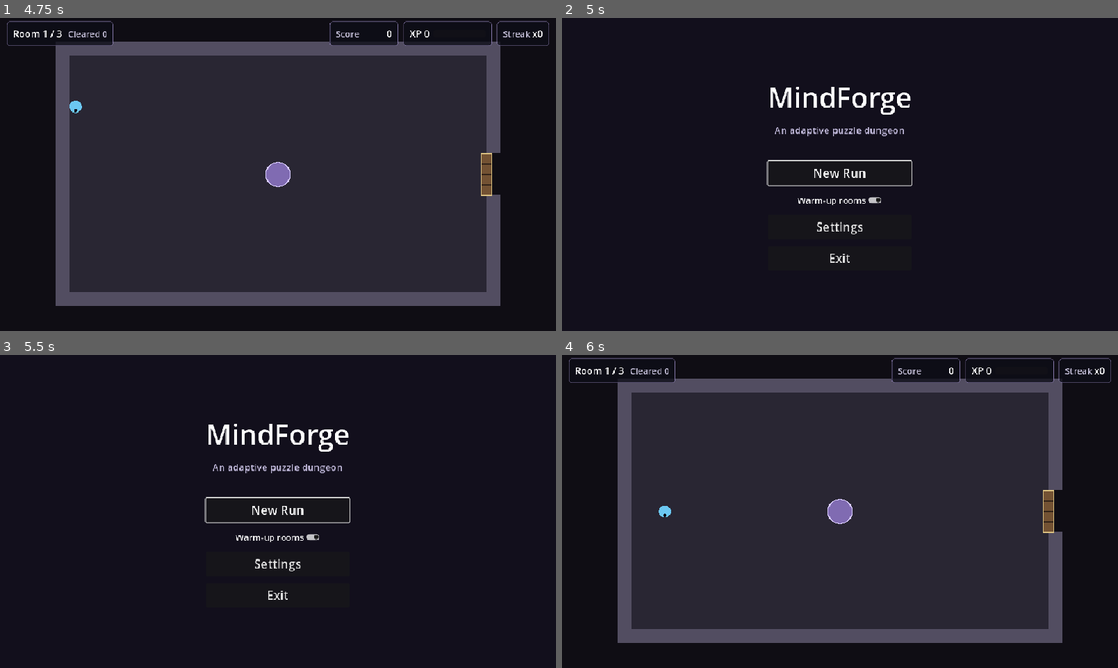
Above: before the commit, frames 1-4 (two rows, left to right).
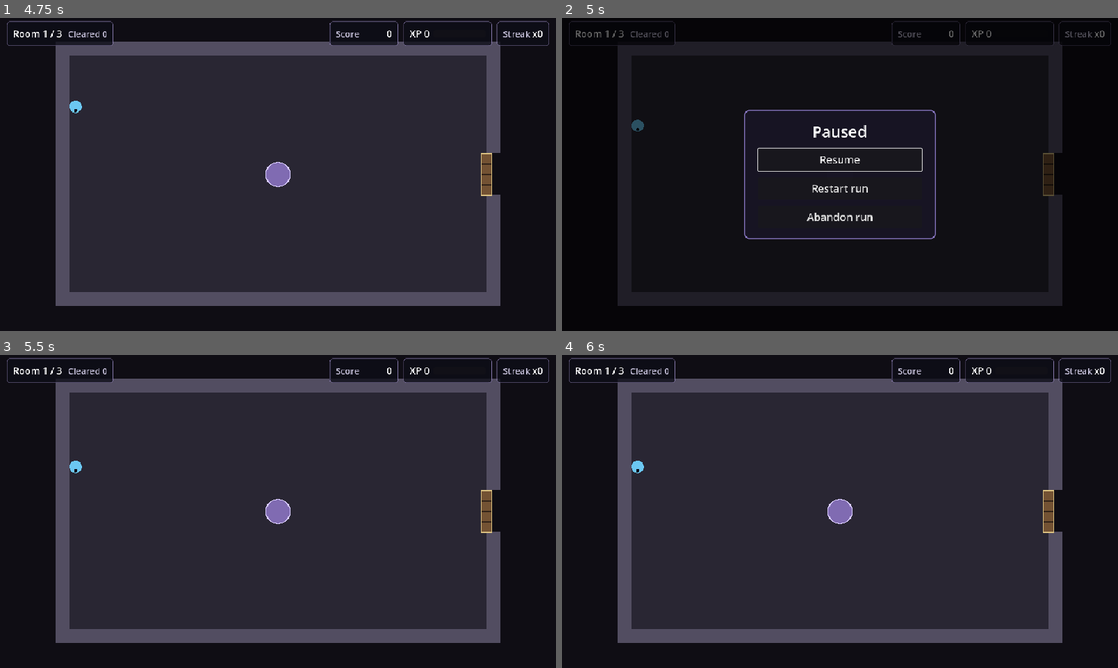
Above: after the commit, the same moments.

Repository: M-Mashreghi/MindForge
Game: Godot game, scene res://game/scenes/main/main.tscn
Same seed, same stepped clock (60 frames per second), same inputs: the game is played once before the commit and once after it.
Inputs (mouse positions are in pixels of both pictures, inside the frame that each line leads up to):
- Up to frame 1 (4.75 s): click "New Run" at 0.5 s; tap Enter at 1.25, 3.5 s; hold E (interact) 1.28-2.03 s; hold W (move_up) 1.28-2.78 s; tap E (interact) at 2.1, 3.6 s; tap Space at 2.75, 4.25 s; hold E (interact) 2.78-3.53 s; hold A (move_left) 2.78-4.28 s; hold S (move_down) from 4.28 s (still down); hold E (interact) from 4.28 s (still down)
- Up to frame 2 (5 s): keep holding S (move_down); keep holding E (interact); tap Escape (ui_cancel) at 4.9 s
- Up to frame 3 (5.5 s): release S (move_down) at 5 s; release E (interact) at 5 s; click (278, 495) at 5 s, where only the run after the commit has a clickable "Resume"
- Up to frame 4 (6 s): click (840, 511) at 5.75 s, where only the run before the commit has a clickable "New Run"

Frame 1 is identical in both runs. In frame 2, 3.4% of the frame differs, in the area x 1-99%, y 1-79%; in frame 3, 18%, in the area x 1-99%, y 0-92%; in frame 4, 0.1%.

Commit message:
task(4.7): add pause, restart and safe return-to-menu flow
- pause menu with resume, restart and abandon
- abandoning needs confirmation
- restart reuses the seed for identical run state
- scene changes are collapsed and unpause first; no pause mid-transition

Co-Authored-By: Claude Opus 5.5 (1M context) <noreply@anthropic.com>

Diff:
--- a/game/autoload/game_state.gd
+++ b/game/autoload/game_state.gd
@@ -37,6 +37,7 @@
 ## Summary of the last finished run (shown by the run summary screen).
 var last_summary: Dictionary = {}
 var _skills_at_start: Dictionary = {}
+var _scene_change_pending := false
 var _best_before_run: int = 0
 
 
@@ -170,8 +171,37 @@
 	_change_scene(MAIN_MENU_SCENE)
 
 
+## Restarts the current run from the same seed: the run state (seed, RNG,
+## rooms) is identical to the first start. Puzzle choices also depend on the
+## player profile, which keeps what was learned in the restarted attempt.
+func restart_run() -> void:
+	var seed_value := run_seed
+	var length := run_length
+	if run_active:
+		end_run(&"restarted")
+	start_run(seed_value, length)
+	_change_scene(DUNGEON_SCENE)
+
+
+func is_changing_scene() -> bool:
+	return _scene_change_pending
+
+
+## Scene changes are deferred and collapsed: while one is pending, further
+## requests are ignored, so repeated input cannot start two changes or
+## change scenes in the middle of another. The tree is unpaused first.
 func _change_scene(path: String) -> void:
-	get_tree().change_scene_to_file.call_deferred(path)
+	if _scene_change_pending:
+		return
+	_scene_change_pending = true
+	get_tree().paused = false
+	_do_change_scene.call_deferred(path)
+
+
+func _do_change_scene(path: String) -> void:
+	get_tree().change_scene_to_file(path)
+	await get_tree().process_frame
+	_scene_change_pending = false
 
 
 ## Plain-data copy of the run state (for summaries, saves and tests).
--- a/game/scenes/dungeon/dungeon.gd
+++ b/game/scenes/dungeon/dungeon.gd
@@ -2,7 +2,7 @@
 ## Dungeon scene: shows the current room, places the player and runs room
 ## transitions. The room sequence is a fixed, deterministic fixture list until
 ## the seeded dungeon generator (Phase 5) replaces it.
-## Cancel (Escape) abandons the run and returns to the main menu.
+## Cancel (Escape) leaves an open puzzle, otherwise opens the pause menu.
 
 const ROOM_SCENE := preload("res://game/scenes/rooms/dungeon_room.tscn")
 const Door := preload("res://game/scenes/rooms/door.gd")
@@ -30,6 +30,7 @@
 @onready var _fade: ColorRect = $FadeLayer/Fade
 @onready var player: CharacterBody2D = $Player
 @onready var puzzle_host: Control = $PuzzleLayer/PuzzleHost
+@onready var pause_menu: CanvasLayer = $PauseMenu
 
 var current_room: Node2D
 var current_index: int = -1
@@ -57,8 +58,8 @@
 		get_viewport().set_input_as_handled()
 		if puzzle_host.is_open:
 			puzzle_host.give_up()
-		else:
-			GameState.return_to_main_menu()
+		elif not pause_menu.is_open and not _guard.in_progress:
+			pause_menu.open()
 
 
 func is_transitioning() -> bool:
--- a/game/scenes/dungeon/dungeon.tscn
+++ b/game/scenes/dungeon/dungeon.tscn
@@ -1,10 +1,11 @@
-[gd_scene load_steps=6 format=3]
+[gd_scene load_steps=7 format=3]
 
 [ext_resource type="Script" path="res://game/scenes/dungeon/dungeon.gd" id="1_dungeon"]
 [ext_resource type="PackedScene" path="res://game/scenes/dungeon/player.tscn" id="2_player"]
 [ext_resource type="PackedScene" path="res://game/scenes/ui/hud.tscn" id="3_hud"]
 [ext_resource type="PackedScene" path="res://game/scenes/puzzles/puzzle_host.tscn" id="4_host"]
 [ext_resource type="PackedScene" path="res://game/scenes/ui/feedback_banner.tscn" id="5_banner"]
+[ext_resource type="PackedScene" path="res://game/scenes/ui/pause_menu.tscn" id="6_pause"]
 
 [node name="Dungeon" type="Node2D"]
 script = ExtResource("1_dungeon")
@@ -22,6 +23,8 @@
 
 [node name="FeedbackBanner" parent="." instance=ExtResource("5_banner")]
 
+[node name="PauseMenu" parent="." instance=ExtResource("6_pause")]
+
 [node name="FadeLayer" type="CanvasLayer" parent="."]
 layer = 10
 
--- /dev/null
+++ b/game/scenes/ui/pause_menu.gd
@@ -0,0 +1,84 @@
+extends CanvasLayer
+## Pause menu: Resume, Restart run (same seed) and Abandon run with a
+## confirmation step. Runs while the tree is paused.
+
+signal resumed
+
+@onready var _root: Control = %PauseRoot
+@onready var _menu: Control = %PauseMenuBox
+@onready var _confirm: Control = %ConfirmBox
+@onready var _resume: Button = %ResumeButton
+@onready var _restart: Button = %RestartButton
+@onready var _abandon: Button = %AbandonButton
+@onready var _confirm_yes: Button = %ConfirmYesButton
+@onready var _confirm_no: Button = %ConfirmNoButton
+
+var is_open: bool = false
+
+
+func _ready() -> void:
+	process_mode = Node.PROCESS_MODE_ALWAYS
+	_root.visible = false
+	_resume.pressed.connect(close)
+	_restart.pressed.connect(_on_restart)
+	_abandon.pressed.connect(_show_confirm)
+	_confirm_yes.pressed.connect(_on_abandon_confirmed)
+	_confirm_no.pressed.connect(_hide_confirm)
+
+
+func open() -> void:
+	if is_open or GameState.is_changing_scene():
+		return
+	is_open = true
+	_root.visible = true
+	_hide_confirm()
+	get_tree().paused = true
+
+
+func close() -> void:
+	if not is_open:
+		return
+	is_open = false
+	_root.visible = false
+	get_tree().paused = false
+	resumed.emit()
+
+
+func confirming() -> bool:
+	return _confirm.visible
+
+
+func _unhandled_input(event: InputEvent) -> void:
+	if is_open and event.is_action_pressed("ui_cancel"):
+		get_viewport().set_input_as_handled()
+		if confirming():
+			_hide_confirm()
+		else:
+			close()
+
+
+func _show_confirm() -> void:
+	_menu.visible = false
+	_confirm.visible = true
+	_confirm_no.grab_focus()
+
+
+func _hide_confirm() -> void:
+	_confirm.visible = false
+	_menu.visible = true
+	_resume.grab_focus()
+
+
+func _on_restart() -> void:
+	_disable_all()
+	GameState.restart_run()
+
+
+func _on_abandon_confirmed() -> void:
+	_disable_all()
+	GameState.return_to_main_menu()
+
+
+func _disable_all() -> void:
+	for button in [_resume, _restart, _abandon, _confirm_yes, _confirm_no]:
+		button.disabled = true
--- /dev/null
+++ b/game/scenes/ui/pause_menu.tscn
@@ -0,0 +1,125 @@
+[gd_scene load_steps=3 format=3]
+
+[ext_resource type="Script" path="res://game/scenes/ui/pause_menu.gd" id="1_pause"]
+
+[sub_resource type="StyleBoxFlat" id="StyleBoxFlat_pause"]
+content_margin_left = 32.0
+content_margin_top = 24.0
+content_margin_right = 32.0
+content_margin_bottom = 24.0
+bg_color = Color(0.09, 0.08, 0.14, 0.97)
+border_width_left = 2
+border_width_top = 2
+border_width_right = 2
+border_width_bottom = 2
+border_color = Color(0.6, 0.52, 0.85, 1)
+corner_radius_top_left = 10
+corner_radius_top_right = 10
+corner_radius_bottom_right = 10
+corner_radius_bottom_left = 10
+
+[node name="PauseMenu" type="CanvasLayer"]
+process_mode = 3
+layer = 11
+script = ExtResource("1_pause")
+
+[node name="PauseRoot" type="Control" parent="."]
+unique_name_in_owner = true
+visible = false
+layout_mode = 3
+anchors_preset = 15
+anchor_right = 1.0
+anchor_bottom = 1.0
+grow_horizontal = 2
+grow_vertical = 2
+
+[node name="Dim" type="ColorRect" parent="PauseRoot"]
+layout_mode = 1
+anchors_preset = 15
+anchor_right = 1.0
+anchor_bottom = 1.0
+grow_horizontal = 2
+grow_vertical = 2
+color = Color(0, 0, 0, 0.6)
+
+[node name="Center" type="CenterContainer" parent="PauseRoot"]
+layout_mode = 1
+anchors_preset = 15
+anchor_right = 1.0
+anchor_bottom = 1.0
+grow_horizontal = 2
+grow_vertical = 2
+
+[node name="Panel" type="PanelContainer" parent="PauseRoot/Center"]
+custom_minimum_size = Vector2(440, 0)
+layout_mode = 2
+theme_override_styles/panel = SubResource("StyleBoxFlat_pause")
+
+[node name="Stack" type="VBoxContainer" parent="PauseRoot/Center/Panel"]
+layout_mode = 2
+
+[node name="PauseMenuBox" type="VBoxContainer" parent="PauseRoot/Center/Panel/Stack"]
+unique_name_in_owner = true
+layout_mode = 2
+theme_override_constants/separation = 14
+
+[node name="Title" type="Label" parent="PauseRoot/Center/Panel/Stack/PauseMenuBox"]
+layout_mode = 2
+theme_override_font_sizes/font_size = 36
+text = "Paused"
+horizontal_alignment = 1
+
+[node name="ResumeButton" type="Button" parent="PauseRoot/Center/Panel/Stack/PauseMenuBox"]
+unique_name_in_owner = true
+custom_minimum_size = Vector2(0, 52)
+layout_mode = 2
+theme_override_font_sizes/font_size = 24
+text = "Resume"
+
+[node name="RestartButton" type="Button" parent="PauseRoot/Center/Panel/Stack/PauseMenuBox"]
+unique_name_in_owner = true
+custom_minimum_size = Vector2(0, 52)
+layout_mode = 2
+theme_override_font_sizes/font_size = 24
+text = "Restart run"
+
+[node name="AbandonButton" type="Button" parent="PauseRoot/Center/Panel/Stack/PauseMenuBox"]
+unique_name_in_owner = true
+custom_minimum_size = Vector2(0, 52)
+layout_mode = 2
+theme_override_font_sizes/font_size = 24
+text = "Abandon run"
+
+[node name="ConfirmBox" type="VBoxContainer" parent="PauseRoot/Center/Panel/Stack"]
+unique_name_in_owner = true
+visible = false
+layout_mode = 2
+theme_override_constants/separation = 14
+
+[node name="Question" type="Label" parent="PauseRoot/Center/Panel/Stack/ConfirmBox"]
+layout_mode = 2
+theme_override_font_sizes/font_size = 24
+text = "Abandon this run?"
+horizontal_alignment = 1
+
+[node name="Detail" type="Label" parent="PauseRoot/Center/Panel/Stack/ConfirmBox"]
+custom_minimum_size = Vector2(380, 0)
+layout_mode = 2
+theme_override_font_sizes/font_size = 18
+text = "This run's score is lost. XP you already earned is kept."
+horizontal_alignment = 1
+autowrap_mode = 3
+
+[node name="ConfirmNoButton" type="Button" parent="PauseRoot/Center/Panel/Stack/ConfirmBox"]
+unique_name_in_owner = true
+custom_minimum_size = Vector2(0, 52)
+layout_mode = 2
+theme_override_font_sizes/font_size = 24
+text = "Keep playing"
+
+[node name="ConfirmYesButton" type="Button" parent="PauseRoot/Center/Panel/Stack/ConfirmBox"]
+unique_name_in_owner = true
+custom_minimum_size = Vector2(0, 52)
+layout_mode = 2
+theme_override_font_sizes/font_size = 24
+text = "Abandon run"
--- /dev/null
+++ b/tests/integration/test_pause_flow.gd
@@ -0,0 +1,106 @@
+extends "res://tests/test_case.gd"
+
+const DUNGEON_SCENE := preload("res://game/scenes/dungeon/dungeon.tscn")
+
+var gs: Node
+var bus: Node
+
+
+func before_each() -> void:
+	gs = tree.root.get_node("GameState")
+	bus = tree.root.get_node("EventBus")
+
+
+func after_each() -> void:
+	tree.paused = false
+
+
+func _dungeon() -> Node2D:
+	gs.start_run(31, 3)
+	var dungeon: Node2D = DUNGEON_SCENE.instantiate()
+	dungeon.fade_duration = 0.0
+	return await add_to_root(dungeon)
+
+
+func _frames(n: int) -> void:
+	for i in n:
+		await tree.process_frame
+
+
+func _cancel(dungeon: Node2D) -> void:
+	var event := InputEventAction.new()
+	event.action = "ui_cancel"
+	event.pressed = true
+	dungeon._unhandled_input(event)
+
+
+func test_escape_pauses_and_resume_unpauses() -> void:
+	var dungeon := await _dungeon()
+	_cancel(dungeon)
+	check(dungeon.pause_menu.is_open, "pause menu open")
+	check(tree.paused, "tree paused")
+	(dungeon.pause_menu.find_child("ResumeButton") as Button).pressed.emit()
+	check(not tree.paused, "resumed")
+	check(gs.run_active, "run still active")
+
+
+func test_abandon_requires_confirmation() -> void:
+	var dungeon := await _dungeon()
+	dungeon.pause_menu.open()
+	(dungeon.pause_menu.find_child("AbandonButton") as Button).pressed.emit()
+	check(dungeon.pause_menu.confirming(), "confirmation shown")
+	check(gs.run_active, "not abandoned before confirming")
+	(dungeon.pause_menu.find_child("ConfirmNoButton") as Button).pressed.emit()
+	check(not dungeon.pause_menu.confirming() and gs.run_active, "cancel keeps the run")
+	var ended := record(bus.run_ended)
+	(dungeon.pause_menu.find_child("AbandonButton") as Button).pressed.emit()
+	(dungeon.pause_menu.find_child("ConfirmYesButton") as Button).pressed.emit()
+	check(not gs.run_active, "abandoned after confirming")
+	check_eq(ended[0][0]["reason"], &"abandoned", "reason recorded")
+	await _frames(3)
+	check(not tree.paused, "unpaused for the scene change")
+	check_eq(tree.current_scene.scene_file_path, gs.MAIN_MENU_SCENE, "back at the menu")
+
+
+func test_restart_is_deterministic_for_seed() -> void:
+	var dungeon := await _dungeon()
+	var first: Dictionary = gs.snapshot()
+	var first_roll: int = gs.rng.randi()
+	gs.score = 400
+	dungeon.pause_menu.open()
+	var ended := record(bus.run_ended)
+	(dungeon.pause_menu.find_child("RestartButton") as Button).pressed.emit()
+	check_eq(ended[0][0]["reason"], &"restarted", "previous attempt ended as restarted")
+	check_eq(gs.run_seed, 31, "same seed")
+	check_eq(gs.score, 0, "score reset")
+	var restarted: Dictionary = gs.snapshot()
+	check_eq(restarted["run_seed"], first["run_seed"], "same run seed")
+	check_eq(restarted["run_length"], first["run_length"], "same length")
+	check_eq(gs.rng.randi(), first_roll, "same RNG stream")
+	await _frames(3)
+	check_eq(tree.current_scene.scene_file_path, gs.DUNGEON_SCENE, "dungeon reloaded")
+	check_eq(gs.current_room_id, &"fixture_entrance", "restarted from the first room")
+
+
+func test_scene_change_requests_are_collapsed() -> void:
+	var changes := 0
+	var tree_changed := func(): changes += 1
+	tree.tree_changed.connect(tree_changed)
+	gs.start_run(1)
+	gs.return_to_main_menu()
+	check(gs.is_changing_scene(), "change pending")
+	gs.complete_run()
+	gs.begin_new_run(5)
+	await _frames(3)
+	tree.tree_changed.disconnect(tree_changed)
+	check(not gs.is_changing_scene(), "pending flag cleared")
+	check_eq(tree.current_scene.scene_file_path, gs.MAIN_MENU_SCENE, "only the first change happened")
+
+
+func test_pause_blocked_during_room_transition() -> void:
+	var dungeon := await _dungeon()
+	bus.puzzle_resolved.emit(dungeon.current_room.get_room_id(), &"x", {"correct": true, "placeholder": true})
+	dungeon.request_transition(1)
+	_cancel(dungeon)
+	check(not dungeon.pause_menu.is_open, "no pause mid-transition")
+	await _frames(4)
Not shown, added: game/scenes/ui/pause_menu.gd.uid
Not shown, added: tests/integration/test_pause_flow.gd.uid
Not shown, changed: README.md
Not shown, changed: docs/PROJECT_PHASES_AND_TASKS.md
Not shown, changed: docs/TASKS.md
